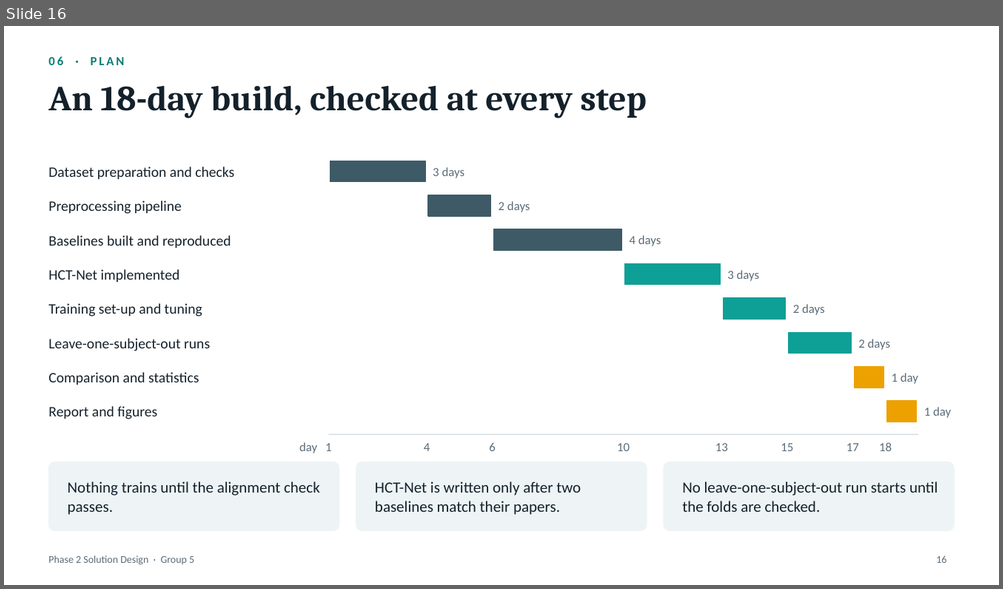
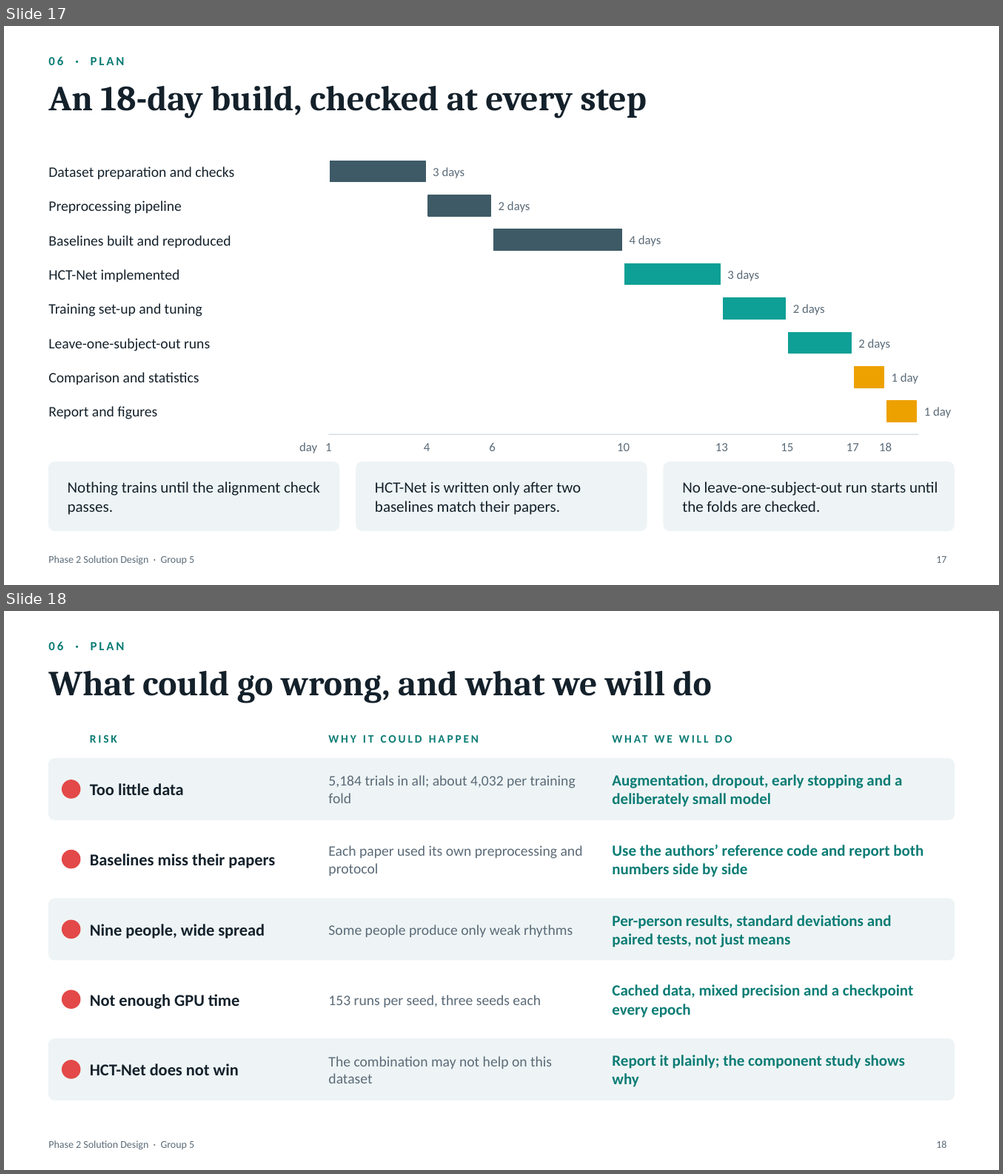
Before and after one commit to sathvikparangi907-web/neural-decoder-eeg-motor-imagery, a slide deck: Neural Decoder using EEG & Motor Imagery/Phase2_Presentation.pptx. Shown one above the other, each under a label of ours: slide 16 before the commit, slides 17 and 18 after it. The pictures are 1003x589 and 1003x1174 pixels, drawn with LibreOffice and Linux fonts; fonts in the diff are those of the drawing. Boxes give left, top, right and bottom in pixels: in the first picture for what was removed or moved away, otherwise in the second. Text is boxed around its words. In the diff, an @@ line names an element or a change of style, - is before the commit and + after.

Commit message:
Phase 2: outline, risks and references slides; equations, lists of figures and tables, abbreviations

```diff
--- a/Neural Decoder using EEG & Motor Imagery/Phase2_Presentation.pptx
+++ b/Neural Decoder using EEG & Motor Imagery/Phase2_Presentation.pptx
@@ slide 18 added at (4,611,999,1170), background #FFFFFF; not listed: 1 template element that a slide beside it also shows @@
@@ text added at (48,641,125,650), 12 pt, text #0B7C75, bold @@
+06 · PLAN
@@ title added at (48,671,458,703), 34 pt, text #14212B, bold @@
+What could go wrong, and what we will do
@@ text added at (465,671,711,696), 11 pt, text #0B7C75, bold @@
+WHAT WE WILL DO
@@ text added at (90,735,117,743), 11 pt, text #0B7C75, bold @@
+RISK
@@ text added at (328,735,478,743), 11 pt, text #0B7C75, bold @@
+WHY IT COULD HAPPEN
@@ rounded rectangle added at (48,759,954,820), fill #EEF4F5, outline #EEF4F5 1 pt @@
@@ ellipse added at (62,780,80,798), fill #E34948, outline #E34948 1 pt @@
@@ text added at (90,783,183,795), 16 pt, text #14212B, bold @@
+Too little data
@@ text added at (328,775,575,803), 14 pt, text #5B6B78 @@
+5,184 trials in all; about 4,032 per training fold
@@ text added at (612,775,902,807), 15 pt, text #0B7C75, bold @@
+Augmentation, dropout, early stopping and a deliberately small model
@@ rounded rectangle added at (48,829,954,890), fill #FFFFFF, outline #FFFFFF 1 pt @@
@@ ellipse added at (62,851,80,869), fill #E34948, outline #E34948 1 pt @@
@@ text added at (90,854,275,869), 16 pt, text #14212B, bold @@
+Baselines miss their papers
@@ text added at (328,846,583,876), 14 pt, text #5B6B78 @@
+Each paper used its own preprocessing and protocol
@@ text added at (612,845,923,877), 15 pt, text #0B7C75, bold @@
+Use the authors’ reference code and report both numbers side by side
@@ rounded rectangle added at (48,899,954,960), fill #EEF4F5, outline #EEF4F5 1 pt @@
@@ ellipse added at (62,920,80,939), fill #E34948, outline #E34948 1 pt @@
@@ text added at (612,915,891,948), 15 pt, text #0B7C75, bold @@
+Per-person results, standard deviations and paired tests, not just means
@@ text added at (90,924,264,939), 16 pt, text #14212B, bold @@
+Nine people, wide spread
@@ text added at (328,925,572,937), 14 pt, text #5B6B78 @@
+Some people produce only weak rhythms
@@ rounded rectangle added at (48,969,954,1031), fill #FFFFFF, outline #FFFFFF 1 pt @@
@@ text added at (612,985,913,1018), 15 pt, text #0B7C75, bold @@
+Cached data, mixed precision and a checkpoint every epoch
@@ ellipse added at (62,991,80,1008), fill #E34948, outline #E34948 1 pt @@
@@ text added at (90,994,239,1009), 16 pt, text #14212B, bold @@
+Not enough GPU time
@@ text added at (328,995,540,1008), 14 pt, text #5B6B78 @@
+153 runs per seed, three seeds each
@@ rounded rectangle added at (48,1039,954,1100), fill #EEF4F5, outline #EEF4F5 1 pt @@
@@ ellipse added at (62,1061,80,1079), fill #E34948, outline #E34948 1 pt @@
@@ text added at (90,1064,239,1076), 16 pt, text #14212B, bold @@
+HCT-Net does not win
@@ text added at (328,1056,552,1084), 14 pt, text #5B6B78 @@
+The combination may not help on this dataset
@@ text added at (612,1055,905,1088), 15 pt, text #0B7C75, bold @@
+Report it plainly; the component study shows why
@@ page number added at (936,1141,946,1148), 10 pt, text #5B6B78 @@
+18
@@ what was slide 16 is now slide 17 @@
@@ page number at (936,557,946,563): text changed @@
-16
+17
```
Also in this commit, not shown: 2 slides changed, 2 other slides added, 7 other files.
